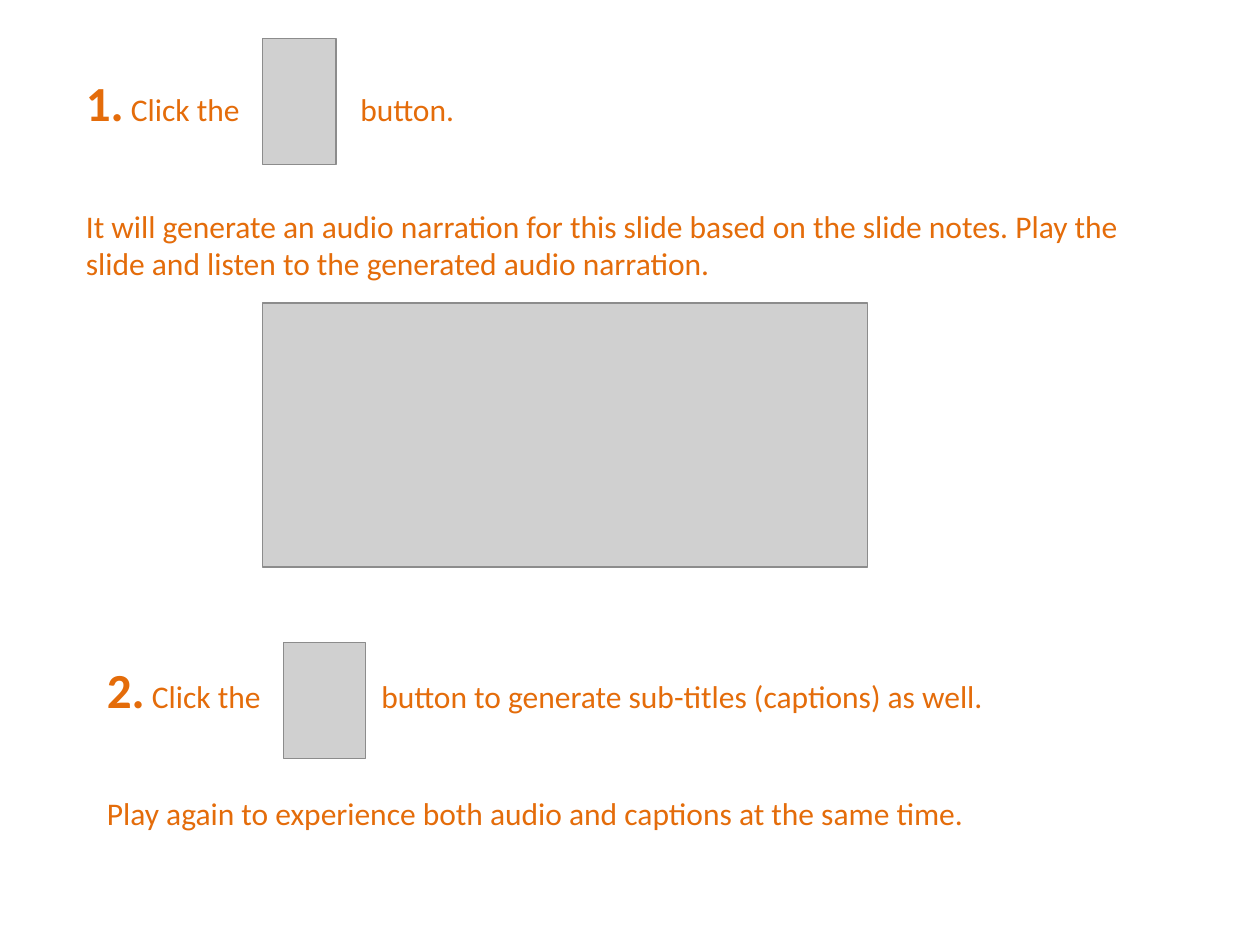
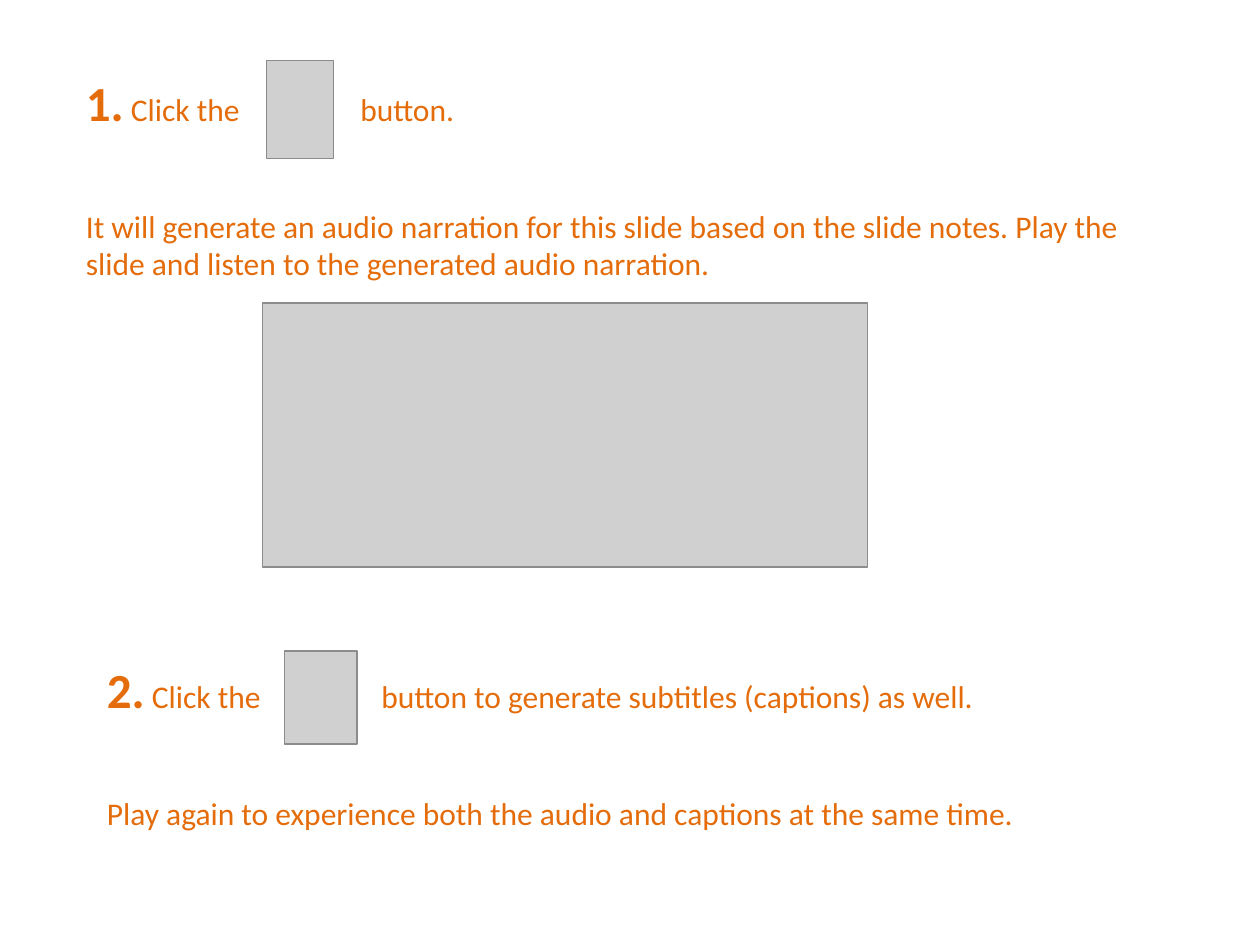
Before and after one commit to PowerPointLabs/PowerPointLabs, a slide deck: slide 26 of doc/PowerPointLabs Quick Tutorial.pptx. Drawn at 1260x945 pixels with LibreOffice and Linux fonts; fonts in the diff are those of the drawing; grey boxes stand for pictures. Boxes give left, top, right and bottom in pixels: in the first picture for what was removed or moved away, otherwise in the second. Text is boxed around its words. In the diff, an @@ line names an element or a change of style, - is before the commit and + after.

Commit message:
Update icons and phrasing of tutorial slides.
In particular, the Highlight Points section was changed - it previously
referred to Highlight Text instead.

```diff
--- a/doc/PowerPointLabs Quick Tutorial.pptx
+++ b/doc/PowerPointLabs Quick Tutorial.pptx
@@ picture resized from (x1=262, y1=38, x2=335, y2=164) to (x1=267, y1=60, x2=334, y2=159) @@
@@ picture resized from (x1=284, y1=643, x2=365, y2=759) to (x1=285, y1=651, x2=357, y2=745) @@
@@ text at (x1=107, y1=676, x2=1012, y2=831): text changed @@
-2. Click the button to generate sub-titles (captions) as well.
-Play again to experience both audio and captions at the same time.
+2. Click the button to generate subtitles (captions) as well.
+Play again to experience both the audio and captions at the same time.
```
Also in this commit, not shown: 23 other slides changed.
